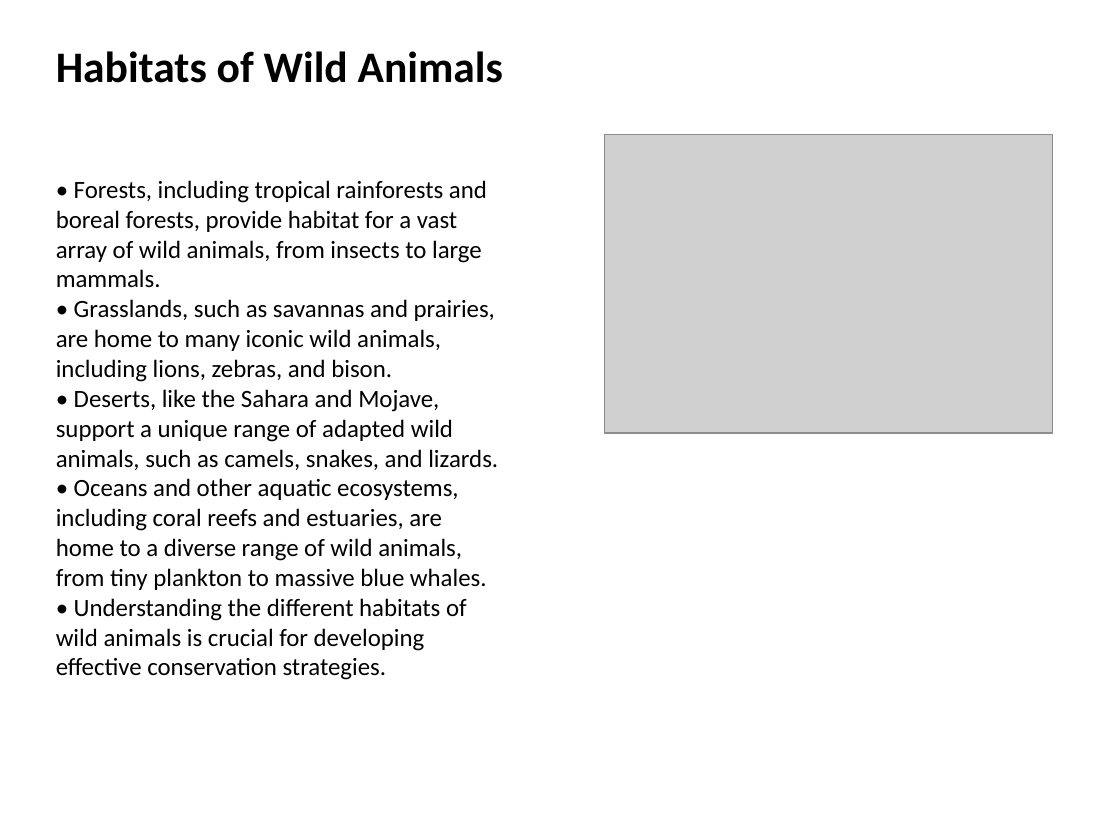
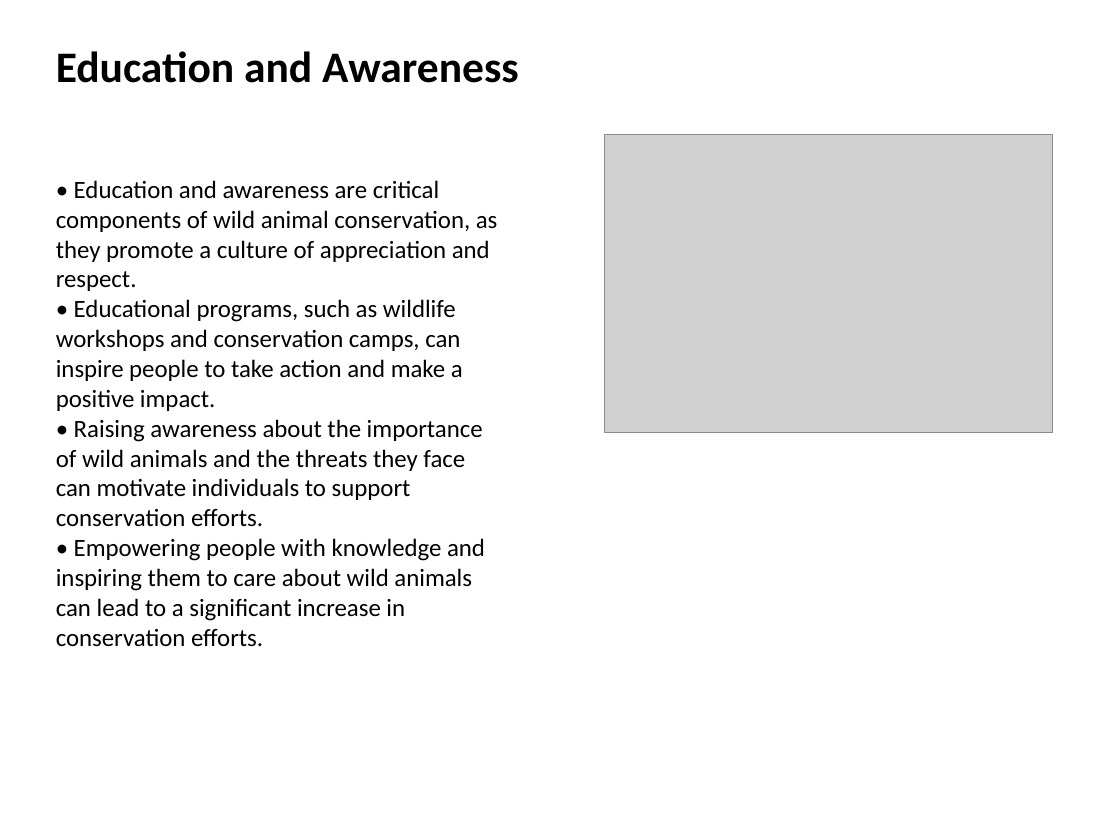
Before and after one commit to samith-debug/AI_PPTX_Generator, a slide deck: slide 11 of generated_ppt/wild_animals.pptx (slide 3 before the commit). Drawn at 1120x840 pixels with LibreOffice and Linux fonts; fonts in the diff are those of the drawing; grey boxes stand for pictures. Boxes give left, top, right and bottom in pixels: in the first picture for what was removed or moved away, otherwise in the second. Text is boxed around its words. In the diff, an @@ line names an element or a change of style, - is before the commit and + after.

```diff
--- a/generated_ppt/wild_animals.pptx
+++ b/generated_ppt/wild_animals.pptx
@@ text at [56, 51, 519, 83]: text changed @@
-Habitats of Wild Animals
+Education and Awareness
@@ text at [56, 180, 498, 647]: text changed @@
-• Forests, including tropical rainforests and boreal forests, provide habitat for a vast array of wild animals, from insects to large mammals.
-• Grasslands, such as savannas and prairies, are home to many iconic wild animals, including lions, zebras, and bison.
-• Deserts, like the Sahara and Mojave, support a unique range of adapted wild animals, such as camels, snakes, and lizards.
-• Oceans and other aquatic ecosystems, including coral reefs and estuaries, are home to a diverse range of wild animals, from tiny plankton to massive blue whales.
-• Understanding the different habitats of wild animals is crucial for developing effective conservation strategies.
+• Education and awareness are critical components of wild animal conservation, as they promote a culture of appreciation and respect.
+• Educational programs, such as wildlife workshops and conservation camps, can inspire people to take action and make a positive impact.
+• Raising awareness about the importance of wild animals and the threats they face can motivate individuals to support conservation efforts.
+• Empowering people with knowledge and inspiring them to care about wild animals can lead to a significant increase in conservation efforts.
```
Also in this commit, not shown: 6 other slides changed, 8 slides added, 5 other files.
